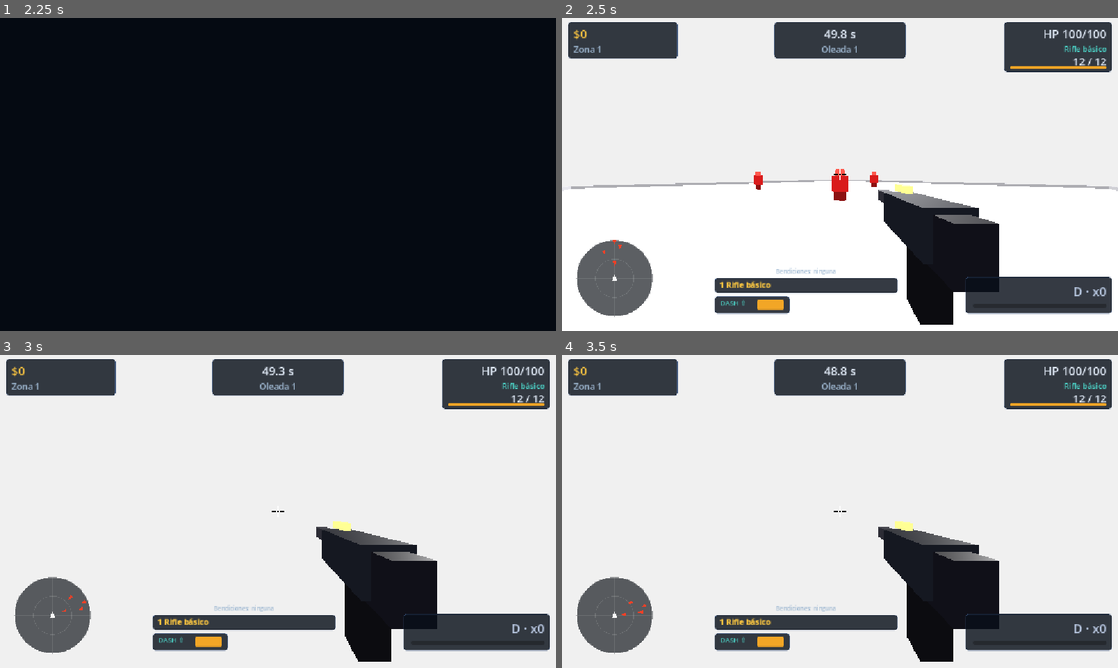
Above: before the commit, frames 1-4 (two rows, left to right).
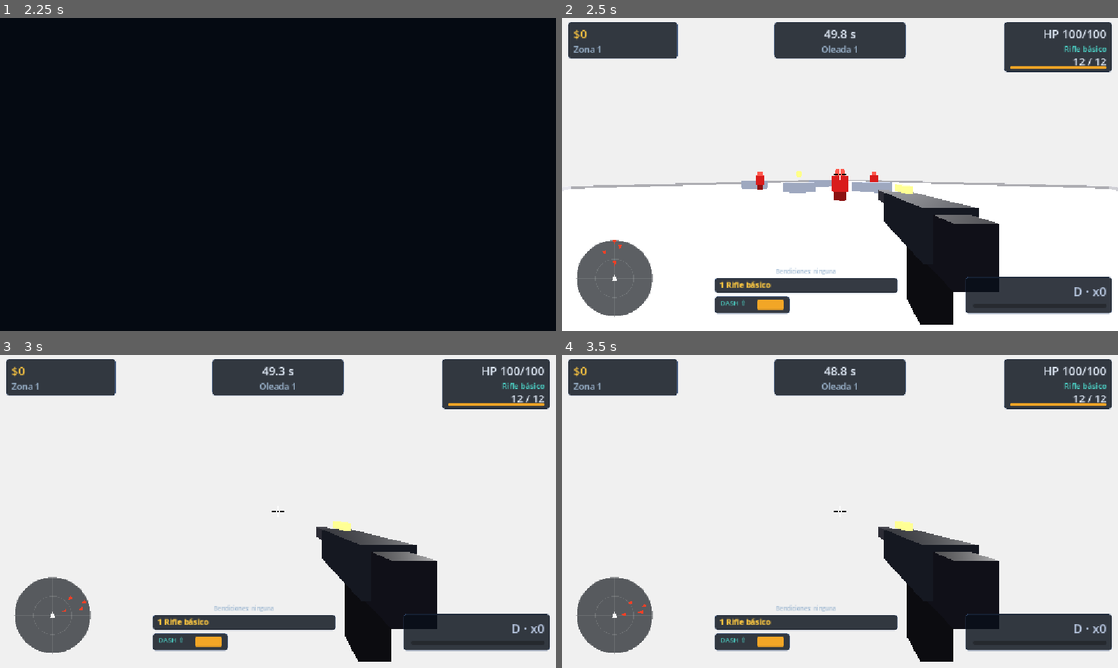
Above: after the commit, the same moments.

Repository: Veilen1/Deadline
Game: Godot game, scene res://scenes/ui/main_menu.tscn
Same seed, same stepped clock (60 frames per second), same inputs: the game is played once before the commit and once after it.
Inputs (mouse positions are in pixels of both pictures, inside the frame that each line leads up to):
- Up to frame 1 (2.25 s): click "Jugar" at 0.5 s; click "Jugar" at 1.25 s; click "Empezar run" at 2 s
- Up to frame 2 (2.5 s): no input
- Up to frame 3 (3 s): tap Enter at 2.75 s; move the mouse to (305, 511) at 2.77 s; hold W (move_forward) from 2.78 s (still down); tap Space (jump) at 2.85 s
- Up to frame 4 (3.5 s): keep holding W (move_forward); tap Space (jump) at 3.02, 3.32 s

Frame 1 is identical in both runs. In frame 2, 0.6% of the frame differs, in the area x 7-60%, y 48-76%; in frame 3, less than 0.1%; in frame 4, less than 0.1%.

Commit message:
feat(vertical): agregar coberturas plataformas torres y nucleos

Diff:
--- /dev/null
+++ b/scenes/levels/arena_block.tscn
@@ -0,0 +1,20 @@
+[gd_scene load_steps=4 format=3]
+
+[sub_resource type="BoxMesh" id="BoxMesh_block"]
+size = Vector3(2, 0.8, 2)
+
+[sub_resource type="StandardMaterial3D" id="StandardMaterial3D_block"]
+albedo_color = Color(0.62, 0.66, 0.75, 1)
+roughness = 0.9
+
+[sub_resource type="BoxShape3D" id="BoxShape3D_block"]
+size = Vector3(2, 0.8, 2)
+
+[node name="ArenaBlock" type="StaticBody3D"]
+
+[node name="MeshInstance3D" type="MeshInstance3D" parent="."]
+mesh = SubResource("BoxMesh_block")
+surface_material_override/0 = SubResource("StandardMaterial3D_block")
+
+[node name="CollisionShape3D" type="CollisionShape3D" parent="."]
+shape = SubResource("BoxShape3D_block")
--- /dev/null
+++ b/scenes/levels/arena_platform.tscn
@@ -0,0 +1,20 @@
+[gd_scene load_steps=4 format=3]
+
+[sub_resource type="BoxMesh" id="BoxMesh_platform"]
+size = Vector3(6, 0.4, 6)
+
+[sub_resource type="StandardMaterial3D" id="StandardMaterial3D_platform"]
+albedo_color = Color(0.5, 0.55, 0.66, 1)
+roughness = 0.9
+
+[sub_resource type="BoxShape3D" id="BoxShape3D_platform"]
+size = Vector3(6, 0.4, 6)
+
+[node name="ArenaPlatform" type="StaticBody3D"]
+
+[node name="MeshInstance3D" type="MeshInstance3D" parent="."]
+mesh = SubResource("BoxMesh_platform")
+surface_material_override/0 = SubResource("StandardMaterial3D_platform")
+
+[node name="CollisionShape3D" type="CollisionShape3D" parent="."]
+shape = SubResource("BoxShape3D_platform")
--- /dev/null
+++ b/scenes/levels/core_pickup.gd
@@ -0,0 +1,39 @@
+extends Area3D
+
+## Núcleo de arena: recompensa por usar la verticalidad. Se recoge una vez
+## por run y desaparece.
+
+@export var core_amount: int = 1
+
+@onready var _visual: MeshInstance3D = $Visual
+
+var _time: float = 0.0
+var _base_y: float = 0.0
+var _taken: bool = false
+
+
+func _ready() -> void:
+	body_entered.connect(_on_body_entered)
+	_base_y = _visual.position.y
+
+
+func _process(delta: float) -> void:
+	_time += delta
+	rotate_y(delta * 2.0)
+	_visual.position.y = _base_y + sin(_time * 3.0) * 0.08
+
+
+func _on_body_entered(body: Node) -> void:
+	if _taken or not body.is_in_group("player"):
+		return
+	_taken = true
+	GameState.add_cores(core_amount)
+	Toast.show_toast(
+		"NÚCLEO DE ARENA",
+		"Núcleo encontrado",
+		"Recogiste un núcleo extra en la arena.",
+		"+%d ◈" % core_amount,
+		Color(0.95, 0.75, 0.25, 1)
+	)
+	AudioDirector.play_upgrade()
+	queue_free()
--- /dev/null
+++ b/scenes/levels/core_pickup.tscn
@@ -0,0 +1,36 @@
+[gd_scene load_steps=6 format=3]
+
+[ext_resource type="Script" path="res://scenes/levels/core_pickup.gd" id="1_core"]
+
+[sub_resource type="SphereShape3D" id="SphereShape3D_core"]
+radius = 0.55
+
+[sub_resource type="SphereMesh" id="SphereMesh_core"]
+radius = 0.28
+height = 0.56
+radial_segments = 16
+rings = 8
+
+[sub_resource type="StandardMaterial3D" id="StandardMaterial3D_core"]
+albedo_color = Color(1, 0.82, 0.3, 1)
+emission_enabled = true
+emission = Color(1, 0.7, 0.15, 1)
+emission_energy_multiplier = 3.0
+
+[node name="CorePickup" type="Area3D" groups=["core_pickups"]]
+collision_layer = 0
+collision_mask = 1
+script = ExtResource("1_core")
+
+[node name="CollisionShape3D" type="CollisionShape3D" parent="."]
+shape = SubResource("SphereShape3D_core")
+
+[node name="Visual" type="MeshInstance3D" parent="."]
+mesh = SubResource("SphereMesh_core")
+surface_material_override/0 = SubResource("StandardMaterial3D_core")
+cast_shadow = 0
+
+[node name="Light" type="OmniLight3D" parent="."]
+light_color = Color(1, 0.8, 0.3, 1)
+light_energy = 0.7
+omni_range = 2.5
--- a/scenes/levels/zone_01.tscn
+++ b/scenes/levels/zone_01.tscn
@@ -1,9 +1,12 @@
-[gd_scene load_steps=9 format=3]
+[gd_scene load_steps=12 format=3]
 
 [ext_resource type="Script" path="res://scenes/levels/zone.gd" id="1_zone"]
 [ext_resource type="PackedScene" path="res://scenes/actors/enemies/enemy_base.tscn" id="2_enemy"]
 [ext_resource type="PackedScene" path="res://scenes/actors/enemies/elite_enemy.tscn" id="3_elite"]
 [ext_resource type="PackedScene" path="res://scenes/levels/arena_bounds.tscn" id="4_bounds"]
+[ext_resource type="PackedScene" path="res://scenes/levels/arena_block.tscn" id="5_block"]
+[ext_resource type="PackedScene" path="res://scenes/levels/jump_pad.tscn" id="6_pad"]
+[ext_resource type="PackedScene" path="res://scenes/levels/core_pickup.tscn" id="7_core"]
 
 [sub_resource type="Environment" id="Environment_white"]
 background_mode = 1
@@ -58,4 +61,24 @@
 [node name="SpawnPoint4" type="Marker3D" parent="."]
 transform = Transform3D(1, 0, 0, 0, 1, 0, 0, 0, 1, 6, 1, 6)
 
+[node name="Cover1" parent="." instance=ExtResource("5_block")]
+position = Vector3(-4, 0.4, 0)
+scale = Vector3(1.5, 1, 1)
+
+[node name="Cover2" parent="." instance=ExtResource("5_block")]
+position = Vector3(5, 0.4, 2)
+scale = Vector3(1, 1, 1.5)
+
+[node name="Cover3" parent="." instance=ExtResource("5_block")]
+position = Vector3(0, 0.4, -5)
+
+[node name="Cover4" parent="." instance=ExtResource("5_block")]
+position = Vector3(7, 0.4, -6)
+
+[node name="JumpPad1" parent="." instance=ExtResource("6_pad")]
+position = Vector3(0, 0.02, 8)
+
+[node name="CorePickup1" parent="." instance=ExtResource("7_core")]
+position = Vector3(0, 1.5, -5)
+
 [node name="ArenaBounds" parent="." instance=ExtResource("4_bounds")]
--- a/scenes/levels/zone_02.tscn
+++ b/scenes/levels/zone_02.tscn
@@ -1,10 +1,14 @@
-[gd_scene load_steps=10 format=3]
+[gd_scene load_steps=14 format=3]
 
 [ext_resource type="Script" path="res://scenes/levels/zone.gd" id="1_zone"]
 [ext_resource type="PackedScene" path="res://scenes/actors/enemies/guard_enemy.tscn" id="2_enemy"]
 [ext_resource type="PackedScene" path="res://scenes/actors/enemies/elite_guard_enemy.tscn" id="3_elite"]
 [ext_resource type="PackedScene" path="res://scenes/levels/arena_bounds.tscn" id="4_bounds"]
-[ext_resource type="PackedScene" path="res://scenes/actors/enemies/hound_enemy.tscn" id="5_hound"]
+[ext_resource type="PackedScene" path="res://scenes/levels/arena_block.tscn" id="5_block"]
+[ext_resource type="PackedScene" path="res://scenes/levels/arena_platform.tscn" id="6_platform"]
+[ext_resource type="PackedScene" path="res://scenes/levels/jump_pad.tscn" id="7_pad"]
+[ext_resource type="PackedScene" path="res://scenes/levels/core_pickup.tscn" id="8_core"]
+[ext_resource type="PackedScene" path="res://scenes/actors/enemies/hound_enemy.tscn" id="9_hound"]
 
 [sub_resource type="Environment" id="Environment_cold"]
 background_mode = 1
@@ -26,8 +30,7 @@
 [node name="Zone02" type="Node3D"]
 script = ExtResource("1_zone")
 enemy_scene = ExtResource("2_enemy")
-enemy_scenes = Array[PackedScene]([ExtResource("2_enemy"), ExtResource("2_enemy"), ExtResource("5_hound")])
-elite_scene = ExtResource("3_elite")
+enemy_scenes = Array[PackedScene]([ExtResource("2_enemy"), ExtResource("2_enemy"), ExtResource("9_hound")])elite_scene = ExtResource("3_elite")
 zone_id = "zona_2"
 
 [node name="WorldEnvironment" type="WorldEnvironment" parent="."]
@@ -61,4 +64,28 @@
 [node name="SpawnPoint4" type="Marker3D" parent="."]
 transform = Transform3D(1, 0, 0, 0, 1, 0, 0, 0, 1, 6, 1, 6)
 
+[node name="Platform1" parent="." instance=ExtResource("6_platform")]
+position = Vector3(0, 1, 0)
+scale = Vector3(1.5, 1, 1)
+
+[node name="JumpPad1" parent="." instance=ExtResource("7_pad")]
+position = Vector3(0, 0.02, 5)
+
+[node name="CorePickup1" parent="." instance=ExtResource("8_core")]
+position = Vector3(0, 1.8, 0)
+
+[node name="Cover1" parent="." instance=ExtResource("5_block")]
+position = Vector3(-8, 0.4, -3)
+scale = Vector3(1, 1, 1.5)
+
+[node name="Cover2" parent="." instance=ExtResource("5_block")]
+position = Vector3(8, 0.4, 3)
+scale = Vector3(1.5, 1, 1)
+
+[node name="Cover3" parent="." instance=ExtResource("5_block")]
+position = Vector3(0, 0.4, -7)
+
+[node name="Cover4" parent="." instance=ExtResource("5_block")]
+position = Vector3(-6, 0.4, 6)
+
 [node name="ArenaBounds" parent="." instance=ExtResource("4_bounds")]
--- a/scenes/levels/zone_03.tscn
+++ b/scenes/levels/zone_03.tscn
@@ -1,10 +1,13 @@
-[gd_scene load_steps=10 format=3]
+[gd_scene load_steps=13 format=3]
 
 [ext_resource type="Script" path="res://scenes/levels/zone.gd" id="1_zone"]
 [ext_resource type="PackedScene" path="res://scenes/actors/enemies/ranged_enemy.tscn" id="2_enemy"]
 [ext_resource type="PackedScene" path="res://scenes/actors/enemies/elite_shooter_enemy.tscn" id="3_elite"]
 [ext_resource type="PackedScene" path="res://scenes/levels/arena_bounds.tscn" id="4_bounds"]
 [ext_resource type="PackedScene" path="res://scenes/actors/enemies/hound_enemy.tscn" id="5_hound"]
+[ext_resource type="PackedScene" path="res://scenes/levels/arena_block.tscn" id="6_block"]
+[ext_resource type="PackedScene" path="res://scenes/levels/jump_pad.tscn" id="7_pad"]
+[ext_resource type="PackedScene" path="res://scenes/levels/core_pickup.tscn" id="8_core"]
 
 [sub_resource type="Environment" id="Environment_violet"]
 background_mode = 1
@@ -70,4 +73,38 @@
 [node name="SpawnPoint6" type="Marker3D" parent="."]
 transform = Transform3D(1, 0, 0, 0, 1, 0, 0, 0, 1, 0, 1, 12)
 
+[node name="TowerLeft" parent="." instance=ExtResource("6_block")]
+position = Vector3(-10, 1.2, -1)
+scale = Vector3(2, 3, 2)
+
+[node name="TowerRight" parent="." instance=ExtResource("6_block")]
+position = Vector3(10, 1.2, -1)
+scale = Vector3(2, 3, 2)
+
+[node name="JumpPadLeft" parent="." instance=ExtResource("7_pad")]
+position = Vector3(-10, 0.02, 4)
+
+[node name="JumpPadRight" parent="." instance=ExtResource("7_pad")]
+position = Vector3(10, 0.02, 4)
+
+[node name="CoreLeft" parent="." instance=ExtResource("8_core")]
+position = Vector3(-10, 3, -1)
+
+[node name="CoreRight" parent="." instance=ExtResource("8_core")]
+position = Vector3(10, 3, -1)
+
+[node name="Cover1" parent="." instance=ExtResource("6_block")]
+position = Vector3(0, 0.4, 5)
+scale = Vector3(1.5, 1, 1)
+
+[node name="Cover2" parent="." instance=ExtResource("6_block")]
+position = Vector3(-5, 0.4, 7)
+
+[node name="Cover3" parent="." instance=ExtResource("6_block")]
+position = Vector3(5, 0.4, 7)
+
+[node name="Cover4" parent="." instance=ExtResource("6_block")]
+position = Vector3(0, 0.4, -8)
+scale = Vector3(1.5, 1, 1)
+
 [node name="ArenaBounds" parent="." instance=ExtResource("4_bounds")]
Not shown, added: scenes/levels/core_pickup.gd.uid
